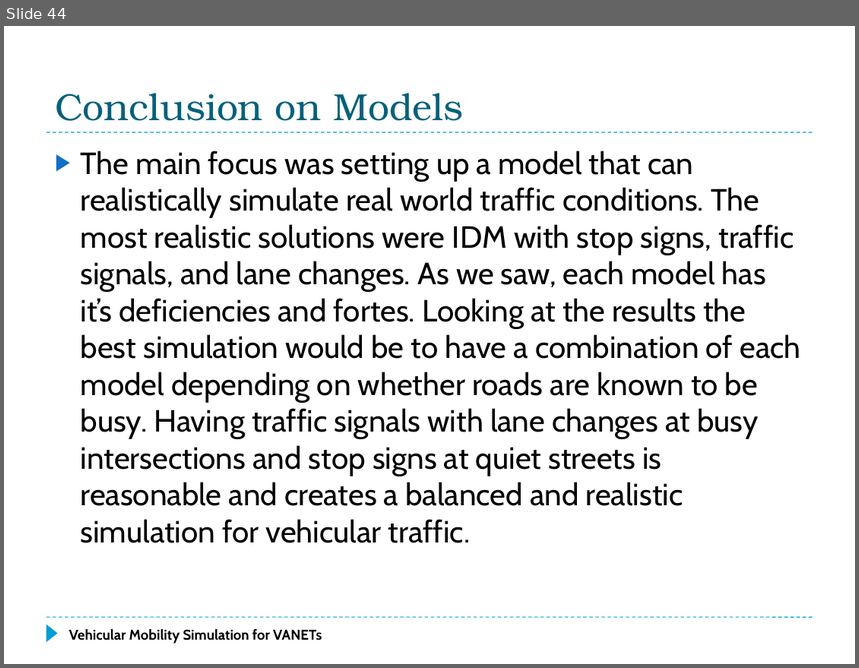
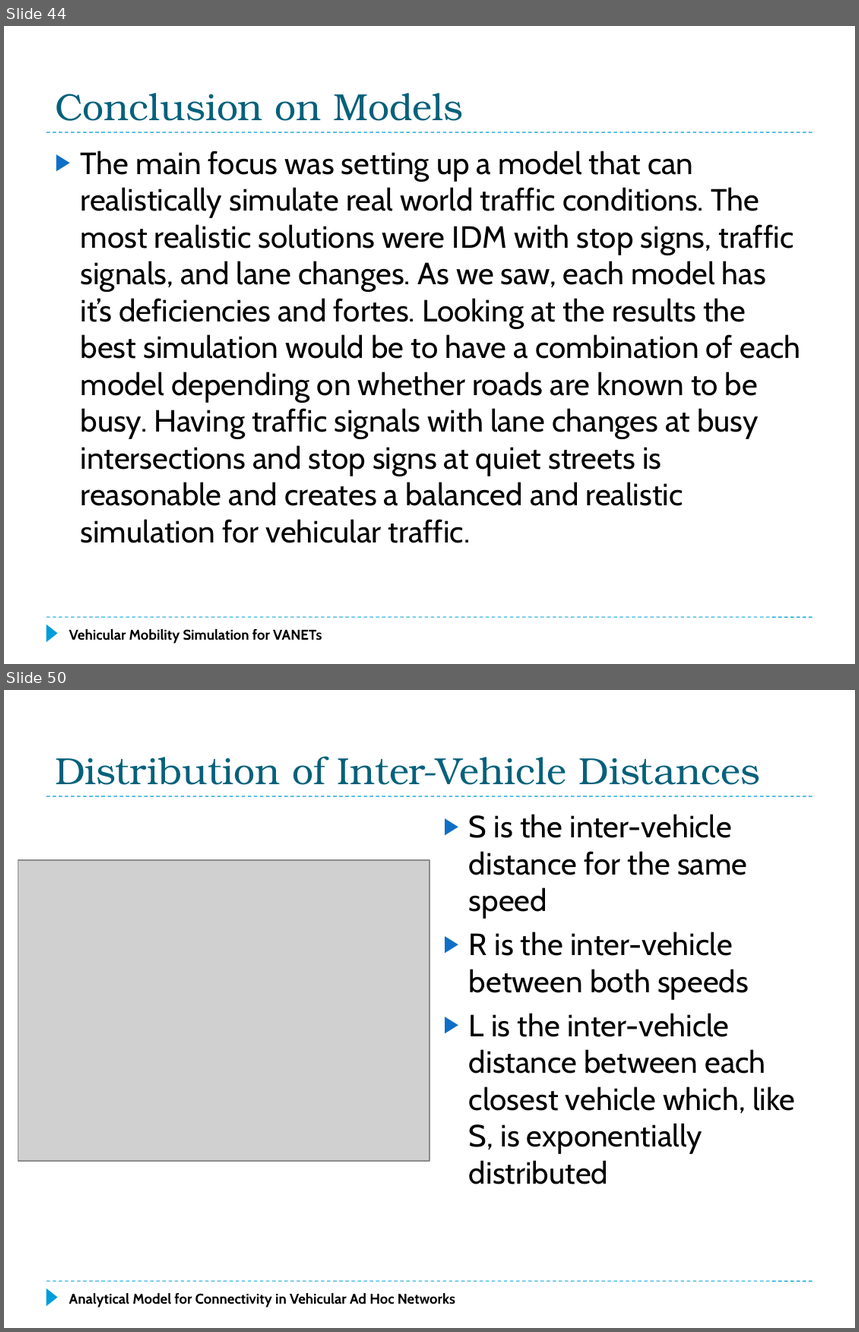
Before and after one commit to f33losopher/EEMaster_VANET, a slide deck: VANET_Felix.pptx. Shown one above the other, each under a label of ours: slide 44 before the commit, slides 44 and 50 after it; the slides between them are not shown. The pictures are 859x668 and 859x1332 pixels, drawn with LibreOffice and Linux fonts; fonts in the diff are those of the drawing; grey boxes stand for pictures. Boxes give left, top, right and bottom in pixels: in the first picture for what was removed or moved away, otherwise in the second. Text is boxed around its words. In the diff, an @@ line names an element or a change of style, - is before the commit and + after.

```diff
--- a/VANET_Felix.pptx
+++ b/VANET_Felix.pptx
@@ slide 50 added at [4,690,855,1328], background #FFFFFF; not listed: 3 template elements that a slide beside it also shows @@
@@ title added at [55,756,760,785], 32 pt, text #04617B @@
+Distribution of Inter-Vehicle Distances
@@ text added at [469,814,795,1185], 26 pt, text #000000 @@
+▶ S is the inter-vehicle distance for the same speed
+▶ R is the inter-vehicle between both speeds
+▶ L is the inter-vehicle distance between each closest vehicle which, like S, is exponentially distributed
@@ picture added at [18,860,430,1161] @@
@@ text added at [69,1293,455,1308], 12 pt, text #000000, bold @@
+Analytical Model for Connectivity in Vehicular Ad Hoc Networks
```
Also in this commit, not shown: 1 slide changed, 16 other slides added, 1 other file.
